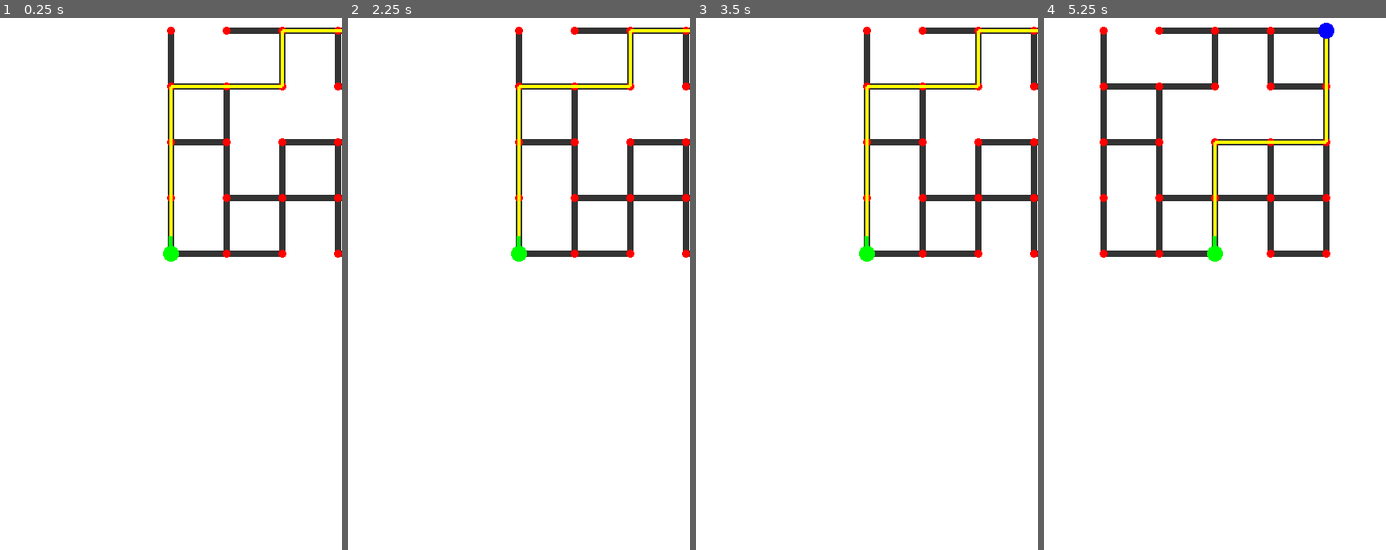
Above: before the commit, frames 1-4 (left to right).
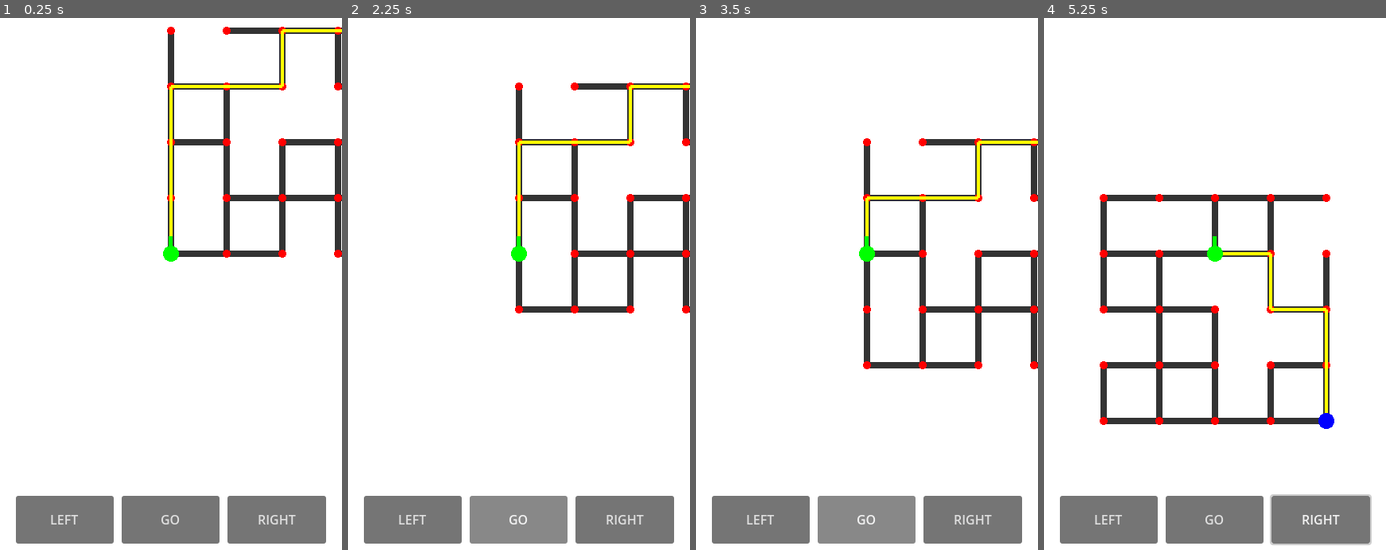
Above: after the commit, the same moments.

Repository: patrickcallahancomedy/comedian
Game: Godot game, scene res://scenes/drive/drive_module.tscn
Same seed, same stepped clock (60 frames per second), same inputs: the game is played once before the commit and once after it.
Inputs (mouse positions are in pixels of both pictures, inside the frame that each line leads up to):
- Up to frame 1 (0.25 s): no input
- Up to frame 2 (2.25 s): click (412, 518) at 0.5 s, where only the run after the commit has a clickable "LEFT"; click (625, 518) at 1.25 s, where only the run after the commit has a clickable "RIGHT"; click (519, 518) at 2 s, where only the run after the commit has a clickable "GO"
- Up to frame 3 (3.5 s): click (867, 518) at 2.75 s, where only the run after the commit has a clickable "GO"
- Up to frame 4 (5.25 s): tap Enter (ui_accept) at 3.5, 3.77, 4.25, 5 s; move the mouse to (1290, 225) at 3.52 s; hold Right 3.53-4.25 s; click (1290, 225) at 3.67 s; drag from (1146, 284) to (1197, 374) at 4.27 s; move the mouse to (1249, 119) at 5.02 s; hold Right from 5.03 s (still down)

The runs differ from the first frame. In frame 1, 7.7% of the frame differs, in the area x 4-96%, y 89-99%; in frame 2, 12%; in frame 3, 14%; in frame 4, 17%, in the area x 4-96%, y 0-100%.
Error before the commit: Invalid access to property or key 'pressed' on a base object of type 'null instance'. (res://scripts/drive/city_map.gd:36)

Commit message:
Add temporary mobile touch controls

Diff:
--- a/godot/scenes/drive/drive_module.tscn
+++ b/godot/scenes/drive/drive_module.tscn
@@ -41,3 +41,30 @@
 texture = ExtResource("1_car")
 expand_mode = 1
 stretch_mode = 5
+
+
+[node name="TouchControls" type="HBoxContainer" parent="."]
+layout_mode = 0
+offset_left = 20.0
+offset_top = 686.0
+offset_right = 410.0
+offset_bottom = 746.0
+theme_override_constants/separation = 10
+
+[node name="LeftButton" type="Button" parent="TouchControls"]
+custom_minimum_size = Vector2(123, 60)
+layout_mode = 2
+size_flags_horizontal = 3
+text = "LEFT"
+
+[node name="ForwardButton" type="Button" parent="TouchControls"]
+custom_minimum_size = Vector2(123, 60)
+layout_mode = 2
+size_flags_horizontal = 3
+text = "GO"
+
+[node name="RightButton" type="Button" parent="TouchControls"]
+custom_minimum_size = Vector2(123, 60)
+layout_mode = 2
+size_flags_horizontal = 3
+text = "RIGHT"
